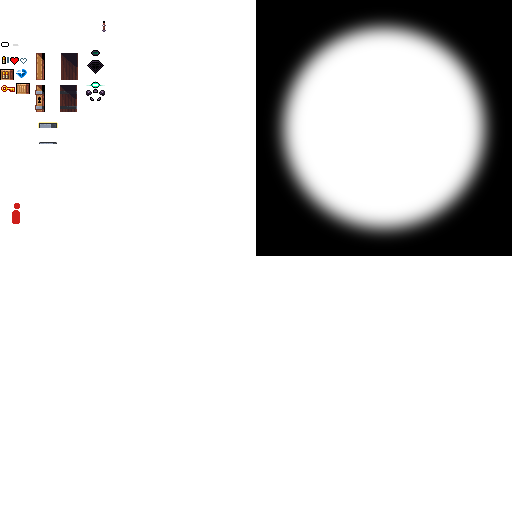
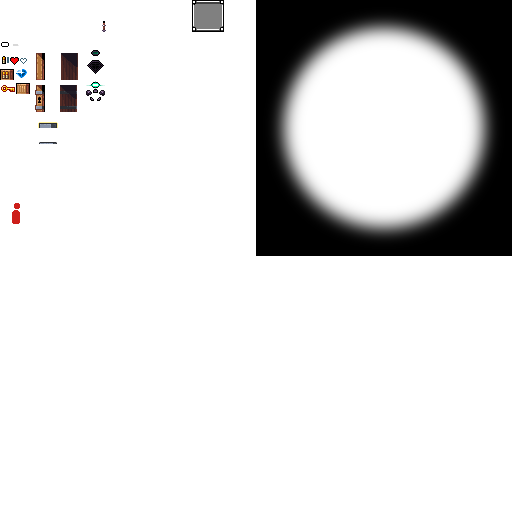
Layered file, before and after one edit (w=512, h=512). Changes by layer:
painted on "tiles" over (x1=192, y1=0, x2=224, y2=32)
